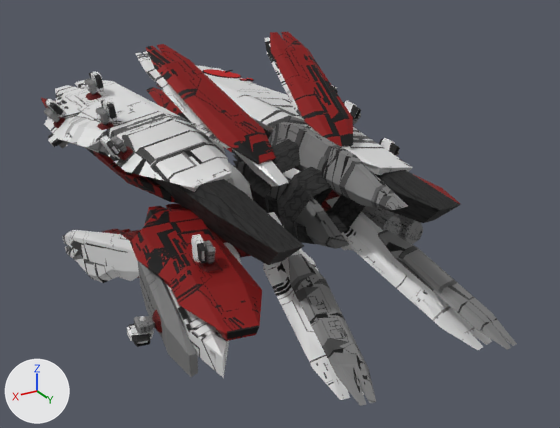
Two versions of the Blender file Mephisto/mephisto.blend, one commit apart.
Both versions are drawn from a camera (50 mm lens) standing at (4.67, 9.41, 3.44) and looking at (-0.37, 1.01, -0.76). Every picture has the same lights, and +X, +Y and +Z are marked at lower left.

Names of what the first picture shows: 'base_multi_glow'.
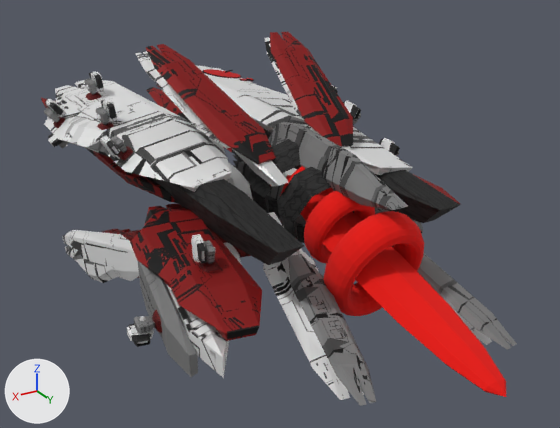
What the commit changed:
Material 'engine_glow_zalek_drone' (mat_engine_glow_zalek_drone) is new.
Its base color is (0.8, 0.00358, 0.0) (red #e70c00).
Its roughness is 1.0.
Mesh me_glow_jet is new.
It is a UV sphere (8 segments, 8 rings, poles along z) spanning x -1.0..1.0, y -1.0..1.0, z -1.0..1.0.
It uses material mat_engine_glow_zalek_drone (its picture is missing).
Mesh me_glow_004 is new.
It is a torus around z (ring radius 1.0, tube radius 0.25) spanning x -1.25..1.25, y -1.25..1.25, z -0.25..0.25.
It uses material mat_engine_glow_zalek_drone (its picture is missing).
Object 'glow_jet' (ob_glow_jet) is new; it shows me_glow_jet.
Its location is (0.0, 3.67, -0.32).
Its rotation in degrees is (76, 0, 0).
Its scale is (0.36, 0.156, 1.92).
Object 'glow.003' (ob_glow_003) is new; it shows me_glow_004.
Its location is (0.0, 3.57, -0.33).
Its rotation in degrees is (69, 0, 0).
Its scale is (0.452, 0.549, 0.803).
Object 'glow.001' (ob_glow_001) is new; it shows a copy of me_glow_004.
Its location is (0.0, 2.92, -0.12).
Its rotation in degrees is (69, 0, 0).
Its scale is (0.335, 0.408, -0.646).
Object 'glow.002' (ob_glow_002) is new; it shows a copy of me_glow_004.
Its location is (0.0, 2.26, 0.07).
Its rotation in degrees is (69, 0, 0).
Its scale is (0.299, 0.364, 0.23).

Boxes (x1, y1, x2, y2) around the edits, measured in the pictures (560 x 428 px):
'glow_jet', added (red): after (284, 175, 506, 397)
'glow.003', added (red): after (324, 211, 424, 316)
'glow.001', added (red): after (304, 190, 375, 264)
'glow.002', added: after (280, 166, 333, 196)
